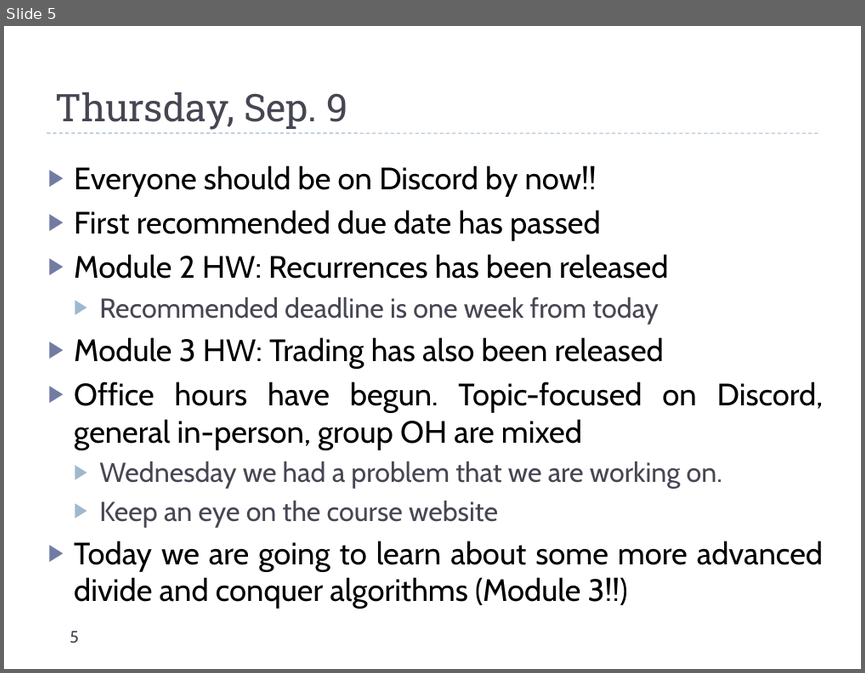
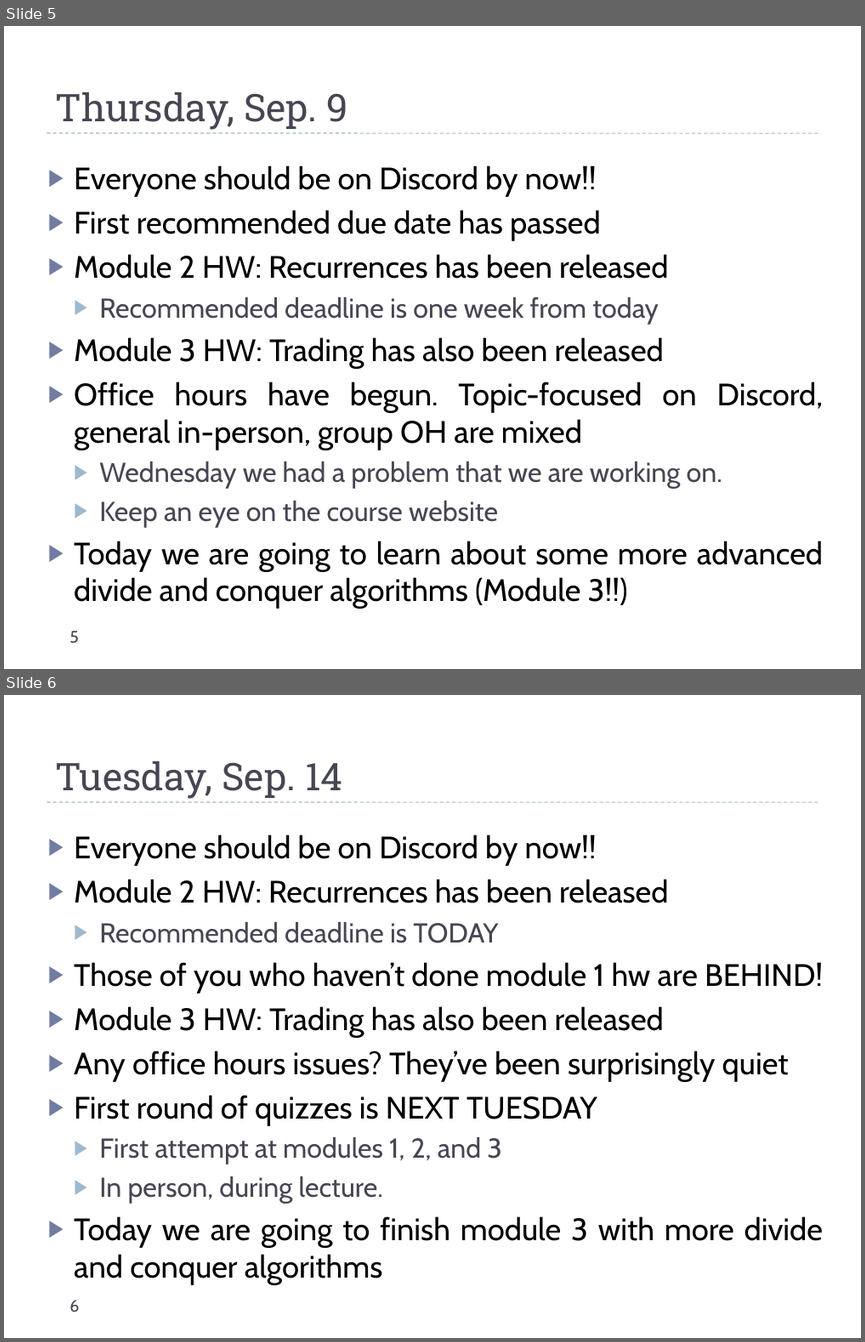
Before and after one commit to uva-cs/cs4102-f21, a slide deck: slides/dailyannouncements_mf.pptx. Shown one above the other, each under a label of ours: slide 5 before the commit, slides 5 and 6 after it. The pictures are 865x673 and 865x1342 pixels, drawn with LibreOffice and Linux fonts; fonts in the diff are those of the drawing. Boxes give left, top, right and bottom in pixels: in the first picture for what was removed or moved away, otherwise in the second. Text is boxed around its words. In the diff, an @@ line names an element or a change of style, - is before the commit and + after.

Commit message:
announcements

```diff
--- a/slides/dailyannouncements_mf.pptx
+++ b/slides/dailyannouncements_mf.pptx
@@ slide 6 added at bbox=[4, 695, 861, 1338], background #FFFFFF; not listed: 1 template element that a slide beside it also shows @@
@@ title added at bbox=[55, 761, 342, 799], 32 pt, text #464653 @@
+Tuesday, Sep. 14
@@ text added at bbox=[74, 834, 823, 1284], 26 pt, text #000000 @@
+▶ Everyone should be on Discord by now!!
+▶ Module 2 HW: Recurrences has been released
+  ▶ Recommended deadline is TODAY
+▶ Those of you who haven’t done module 1 hw are BEHIND!
+▶ Module 3 HW: Trading has also been released
+▶ Any office hours issues? They’ve been surprisingly quiet
+▶ First round of quizzes is NEXT TUESDAY
+  ▶ First attempt at modules 1, 2, and 3
+  ▶ In person, during lecture.
+▶ Today we are going to finish module 3 with more divide and conquer algorithms
@@ page number added at bbox=[69, 1299, 79, 1312], 14 pt, text #464653 @@
+6
```
